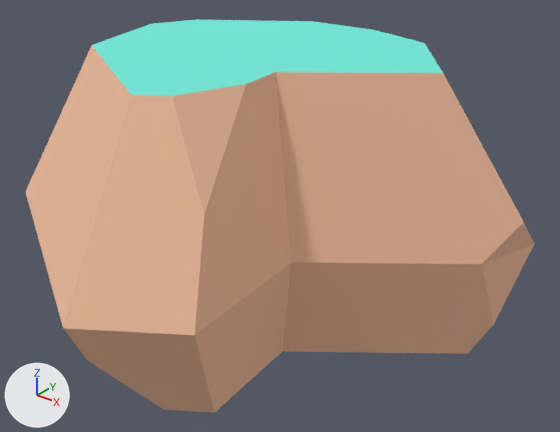
The glTF model assets/nature_kit/rock_largeD.glb: old version first, new version second.
One viewpoint serves both versions: a 50 mm camera at (0.98, -1.111, 0.889) aimed at (0.071, 0.026, 0.184). The lights are fixed; the arrows at lower left show +X, +Y and +Z. The picture after the commit comes second. Where no turn or scale is listed for an object, it has been applied to the vertices.

Objects in the first picture: 'rock_largeD'.
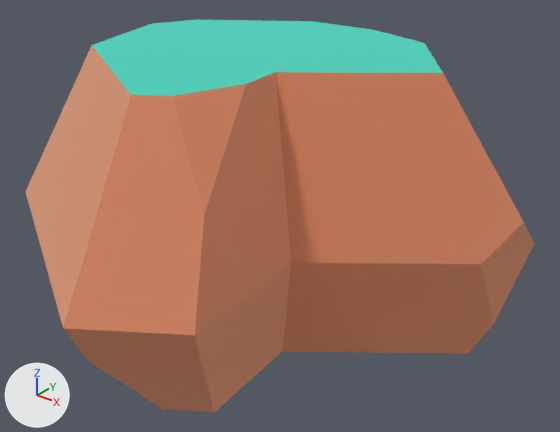
Location of each change, [x1, y1, x2, y2] in pixels of the pictures (560 x 432 px):
'rock_largeD', surface changed: [26, 19, 534, 413] in both

What the commit changed:
In material 'dirt' (mat_dirt), metallic goes from 0.05 to 1.0.
In material 'dirt' (mat_dirt), roughness goes from 0.85 to 1.0.
In material 'grass' (mat_grass), metallic goes from 0.05 to 1.0.
Object 'tmpParent' (ob_tmpparent) is deleted.
